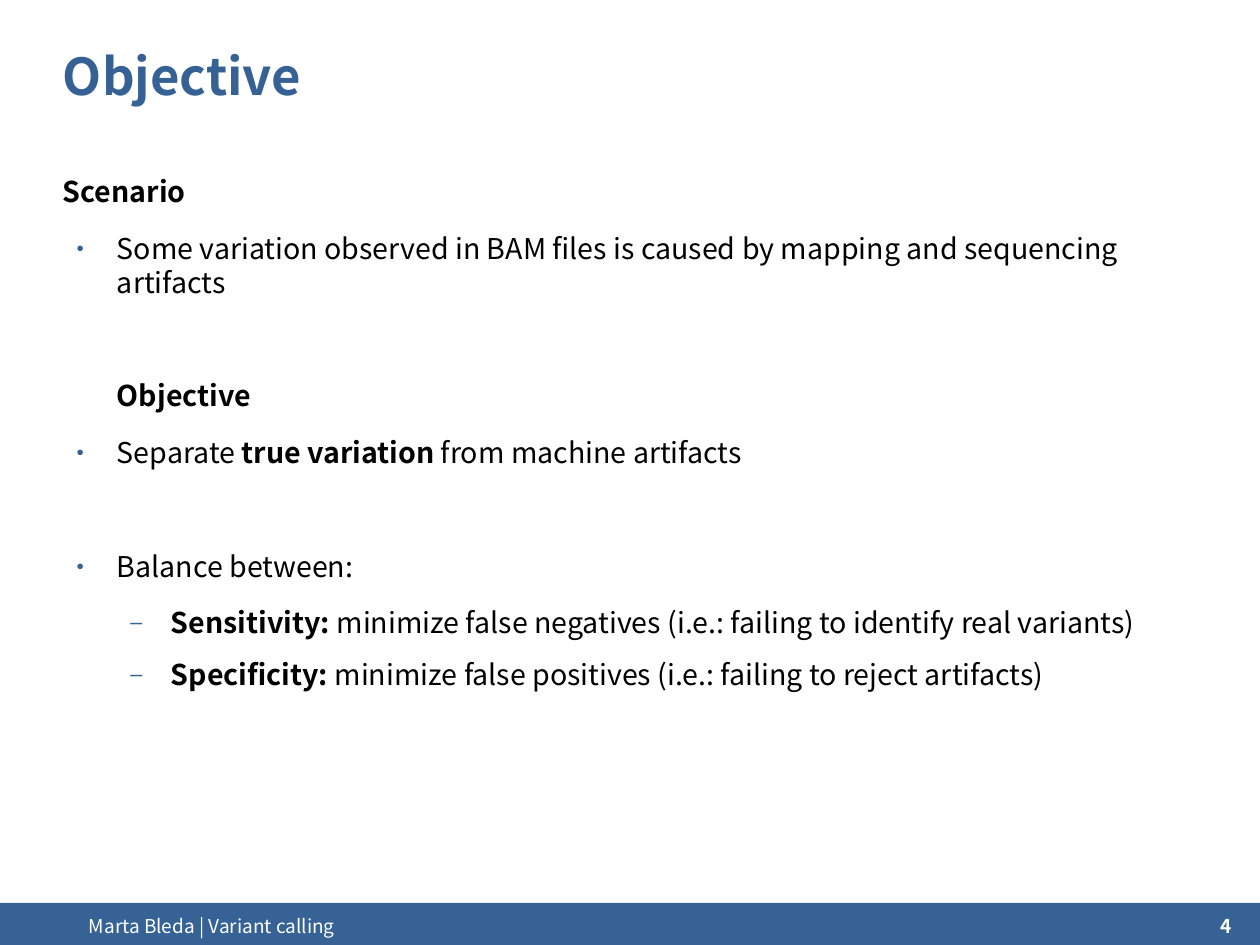
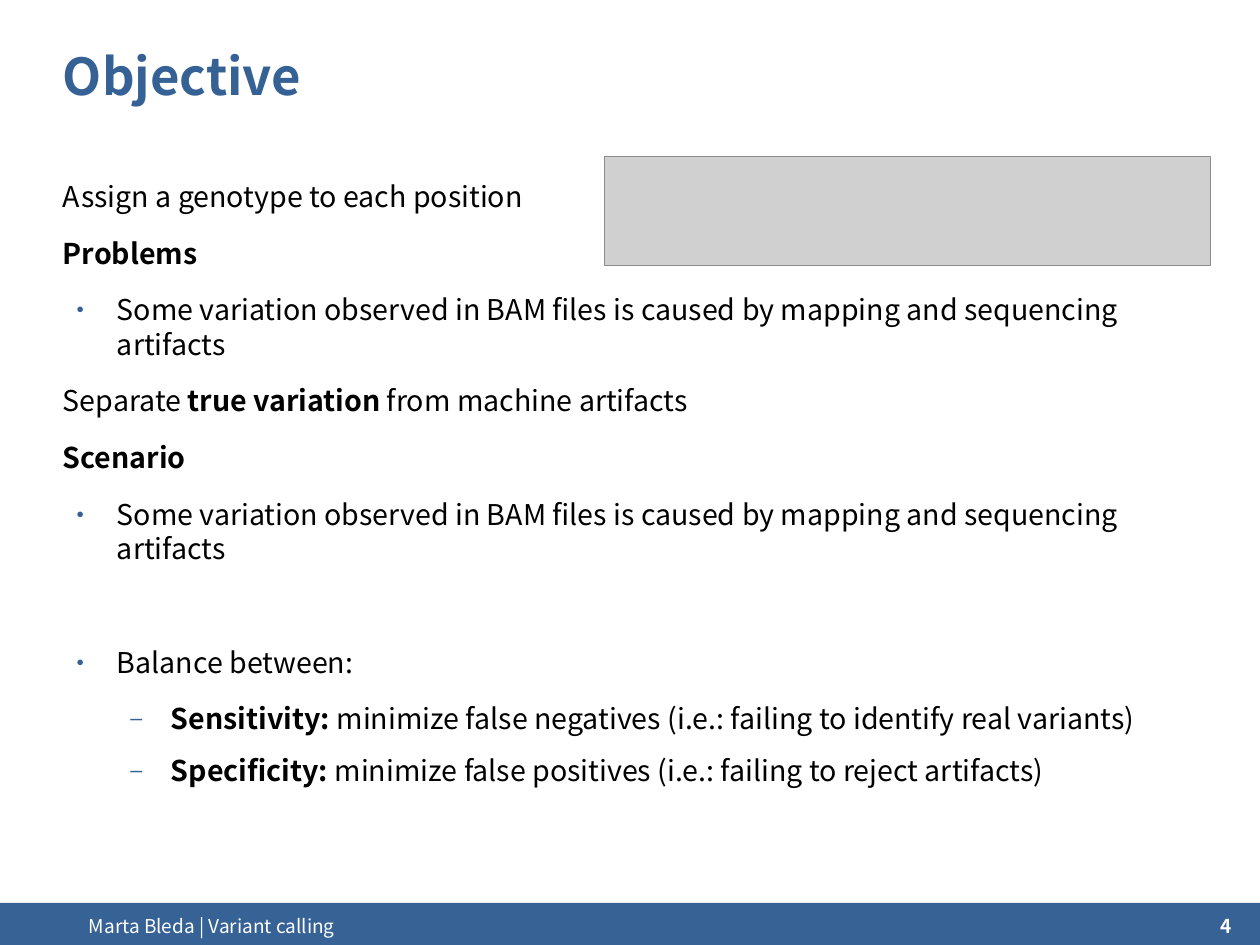
Before and after one commit to mbleda/ngscourse.github.io, a slide deck: slide 4 of COURSE_MATERIALS/variant_calling/slides/2014-Cambridge_variant_calling.odp. Drawn at 1260x945 pixels with LibreOffice and Linux fonts; fonts in the diff are those of the drawing; grey boxes stand for pictures; background and template pictures are left out. Boxes give left, top, right and bottom in pixels: in the first picture for what was removed or moved away, otherwise in the second. Text is boxed around its words. In the diff, an @@ line names an element or a change of style, - is before the commit and + after.

```diff
--- a/COURSE_MATERIALS/variant_calling/slides/2014-Cambridge_variant_calling.odp
+++ b/COURSE_MATERIALS/variant_calling/slides/2014-Cambridge_variant_calling.odp
@@ picture added at bbox=[605, 157, 1211, 266] @@
@@ text at bbox=[63, 184, 1117, 418]: paragraphs added @@
+Assign a genotype to each position
+Problems
+● Some variation observed in BAM files is caused by mapping and sequencing artifacts
+Separate true variation from machine artifacts
@@ text at bbox=[117, 383, 742, 470]: paragraphs removed @@
-Objective
-● Separate true variation from machine artifacts
```
Also in this commit, not shown: 1 other slide changed, 1 slide added, 14 other files.
